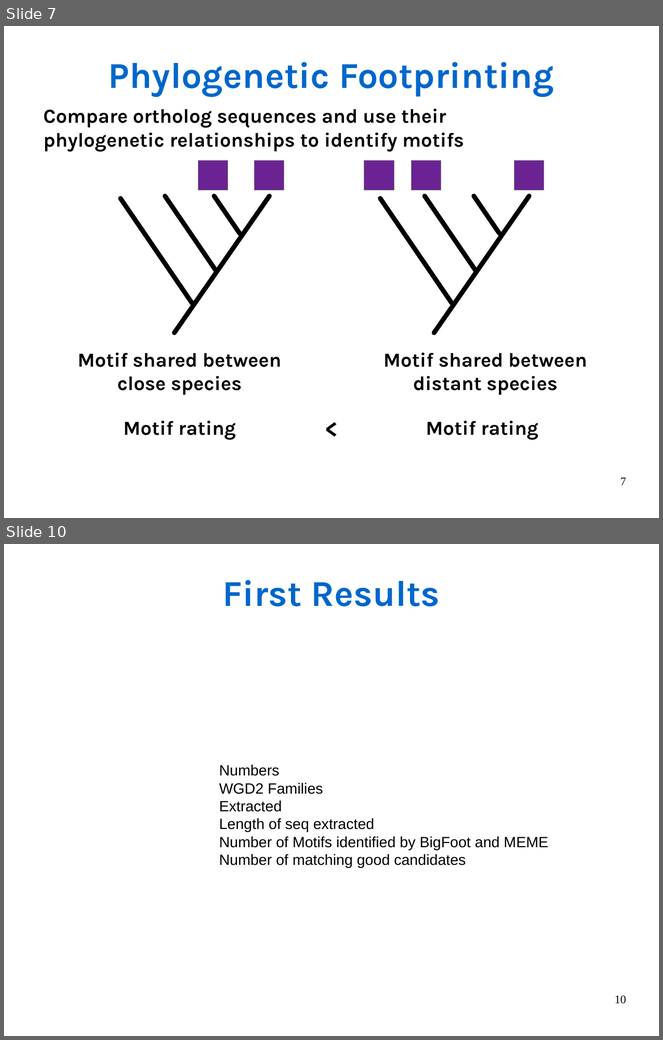
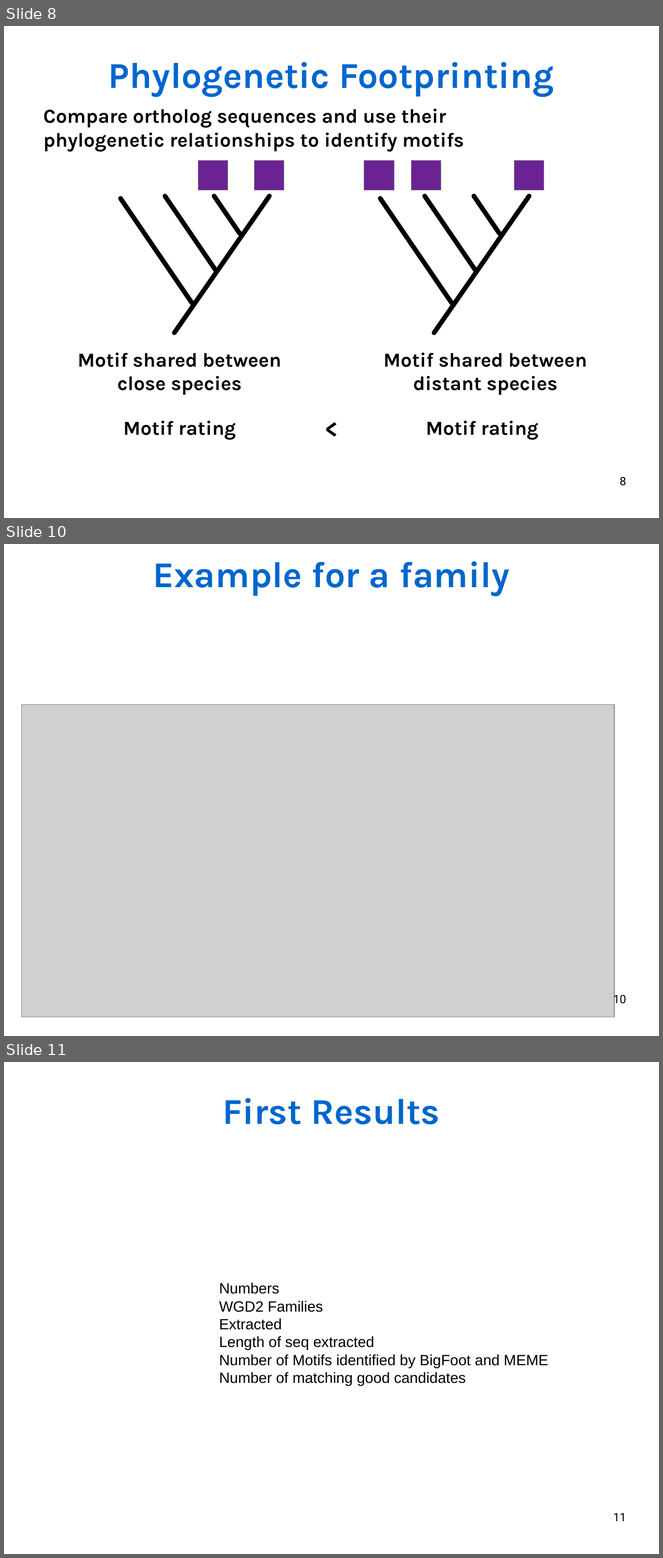
Before and after one commit to Rekyt/lynchlabpresentation2014, a slide deck: LabMeetingPresentation.odp. Shown one above the other, each under a label of ours: slides 7 and 10 before the commit, slides 8, 10 and 11 after it; the slides between them are not shown. The pictures are 663x1040 and 663x1558 pixels, drawn with LibreOffice and Linux fonts; fonts in the diff are those of the drawing; grey boxes stand for pictures. Boxes give left, top, right and bottom in pixels: in the first picture for what was removed or moved away, otherwise in the second. Text is boxed around its words. In the diff, an @@ line names an element or a change of style, - is before the commit and + after.

Commit message:
Finished slide on BigFoot, adding an example

```diff
--- a/LabMeetingPresentation.odp
+++ b/LabMeetingPresentation.odp
@@ slide 10 added at [4, 544, 659, 1036], background #FFFFFF @@
@@ text added at [153, 561, 509, 595], 44 pt, text #0066CC, bold @@
+Example for a family
@@ picture added at [21, 705, 614, 1017] @@
@@ page number added at [613, 993, 626, 1007], 14 pt, text #000000 @@
+10
@@ what was slide 7 is now slide 8 @@
@@ page number at [620, 477, 626, 486]: text changed; font Times New Roman to Roboto @@
-7
+8
@@ what was slide 10 is now slide 11 @@
@@ page number at [613, 1513, 626, 1521]: text changed; font Times New Roman to Roboto @@
-10
+11
```
Also in this commit, not shown: 2 slides changed, 1 other slide added, 1 slide removed.
